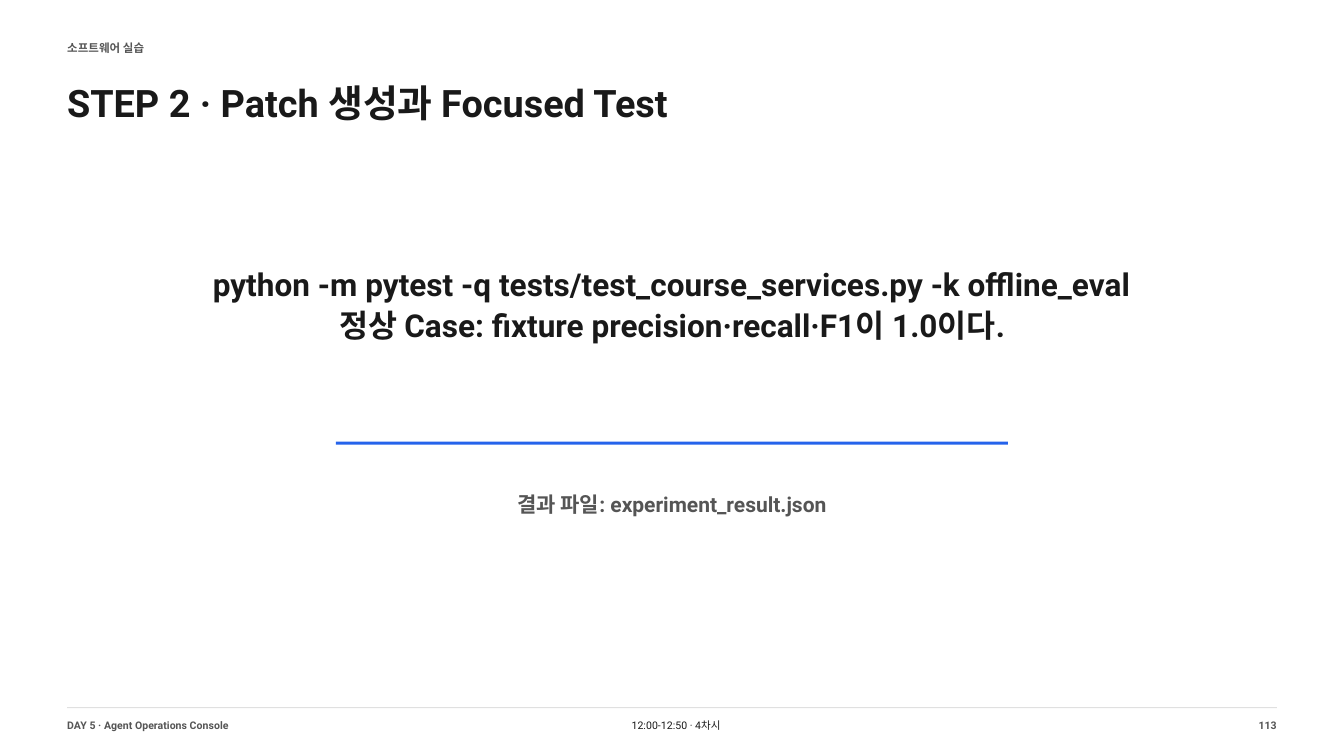
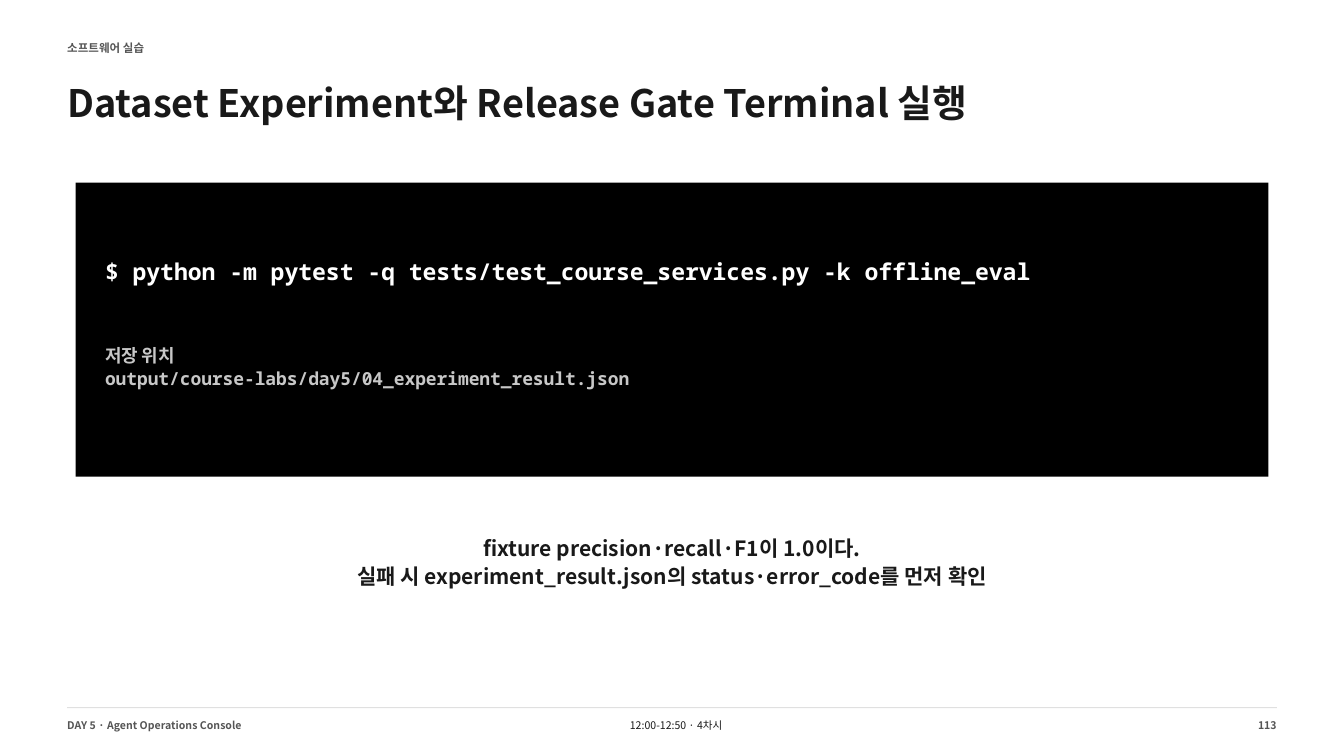
Before and after one commit to smilesjcha/llm-agent-and-workflow-automation, a slide deck: slide 113 of slides/IPA_LLM_Agent_업무자동화_Day5_DRAFT_240p.pptx. Drawn at 1344x756 pixels with LibreOffice and Linux fonts; fonts in the diff are those of the drawing. Boxes give left, top, right and bottom in pixels: in the first picture for what was removed or moved away, otherwise in the second. Text is boxed around its words. In the diff, an @@ line names an element or a change of style, - is before the commit and + after.

```diff
--- a/slides/IPA_LLM_Agent_업무자동화_Day5_DRAFT_240p.pptx
+++ b/slides/IPA_LLM_Agent_업무자동화_Day5_DRAFT_240p.pptx
@@ text at <box>67,85,967,125</box>: text changed; font Roboto to Noto Sans CJK KR @@
-STEP 2 · Patch 생성과 Focused Test
+Dataset Experiment와 Release Gate Terminal 실행
@@ rectangle added at <box>76,182,1268,477</box>, fill #000000 @@
@@ text at <box>133,262,1031,286</box>: text changed; size 22.5 to 16.5 pt; font Roboto to Noto Sans Mono; text colour #191919 to #FFFFFF @@
-python -m pytest -q tests/test_course_services.py -k offline_eval
-정상 Case: fixture precision·recall·F1이 1.0이다.
+$ python -m pytest -q tests/test_course_services.py -k offline_eval
@@ text at <box>105,347,629,390</box>: text changed; size 15 to 12.8 pt; font Roboto to Noto Sans Mono; text colour #555555 to #C7C7C7 @@
-결과 파일: experiment_result.json
+저장 위치
+output/course-labs/day5/04_experiment_result.json
@@ line removed from (336, 444) to (1008, 444) @@
@@ text added at <box>357,538,987,589</box>, 15 pt, text #191919, bold @@
+fixture precision·recall·F1이 1.0이다.
+실패 시 experiment_result.json의 status·error_code를 먼저 확인
@@ font Roboto to Noto Sans CJK KR in 3 elements at <box>67,720,242,732</box>, <box>630,720,722,730</box>, <box>1258,721,1277,729</box> @@
```
Also in this commit, not shown: 212 other slides changed, 27 slides added, 27 slides removed, 13 other files.
